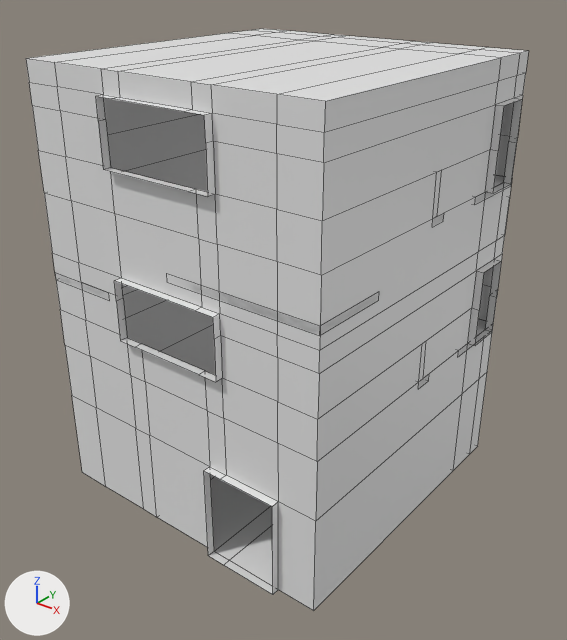
One commit to the Blender file Models/test_tileset/Level2.blend: the scene before it, then after it.
One viewpoint serves both versions: a 50 mm lens placed at (11.49, -14.43, 13.33), pointed at (0.33, -0.48, 4.68). The axes (+X, +Y, +Z) are drawn at lower left. The lights are the same throughout. The picture after the commit comes second. Mesh edges are drawn as thin lines. Objects named as collision shapes, trigger or cutter boxes, shadow casters or lower levels of detail are left out.

Script lines for the objects in view, before the commit:
```python
me_cube_121 = bpy.data.meshes.new('Cube.121')
me_cube_121.from_pydata(...)  # a box spanning x -2.0..2.0, y -1.0..1.0, z -0.1..0.1
me_cube_121.materials.append(mat_material)  # white #e7e7e7
me_plane_002 = bpy.data.meshes.new('Plane.002')
me_plane_002.from_pydata(...)  # 289 vertices, 269 faces; spans x -4.17..4.03, y -5.01..3.39, z -6.47..4.53
me_plane_002.materials.append(mat_material)  # white #e7e7e7
ob_level2geo = bpy.data.objects.new('Level2Geo', me_plane_002)
ob_level2geo.location = (0.17, 0.81, 6.47)
ob_level2ref__convcol_001 = bpy.data.objects.new('Level2Ref -convcol.001', me_cube_121)
ob_level2ref__convcol_001.location = (2.0, -3.0, 6.9)
```
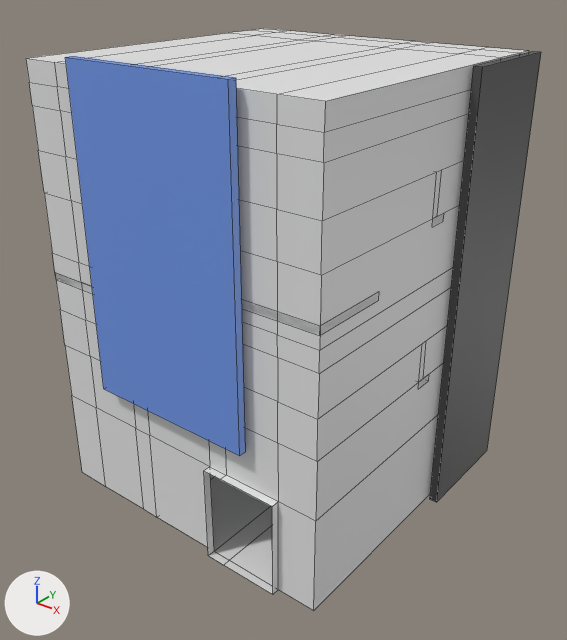
Location of each change, [x1, y1, x2, y2] in pixels of the pictures (567 x 640 px):
'TempGlass -convcol', added (blue): after [65, 56, 246, 456]
'TempDoor -convcol', added: after [430, 51, 541, 502]

The change, as a diff of the scene's bpy script:
```diff
--- a/Models/test_tileset/Level2.blend.py
+++ b/Models/test_tileset/Level2.blend.py
@@ mat_glass @@
+mat_glass = principled_material('Glass')
+mat_glass.base_color = (0.164, 0.315, 0.8)  # blue #7198e7
@@ mat_tempdoor @@
+mat_tempdoor = principled_material('TempDoor')
+mat_tempdoor.base_color = (0.072, 0.072, 0.072)  # dark grey #4c4c4c
@@ me_cube_009 @@
+me_cube_009.from_pydata(...)  # a box spanning x -2.2..2.2, y -0.1..0.1, z -3.35..4.35
+me_cube_009.materials.append(mat_glass)  # blue #7198e7
@@ me_cube_008 @@
+me_cube_008.from_pydata(...)  # a box spanning x -0.1..0.1, y 1.0..4.0, z -5.5..5.5
+me_cube_008.materials.append(mat_tempdoor)  # dark grey #4c4c4c
@@ ob_tempglass__convcol @@
+ob_tempglass__convcol = bpy.data.objects.new('TempGlass -convcol', me_cube_009)
+ob_tempglass__convcol.location = (0.0, -4.2, 6.85)
@@ ob_tempdoor__convcol @@
+ob_tempdoor__convcol = bpy.data.objects.new('TempDoor -convcol', me_cube_008)
+ob_tempdoor__convcol.location = (4.2, 0.0, 5.5)
```
